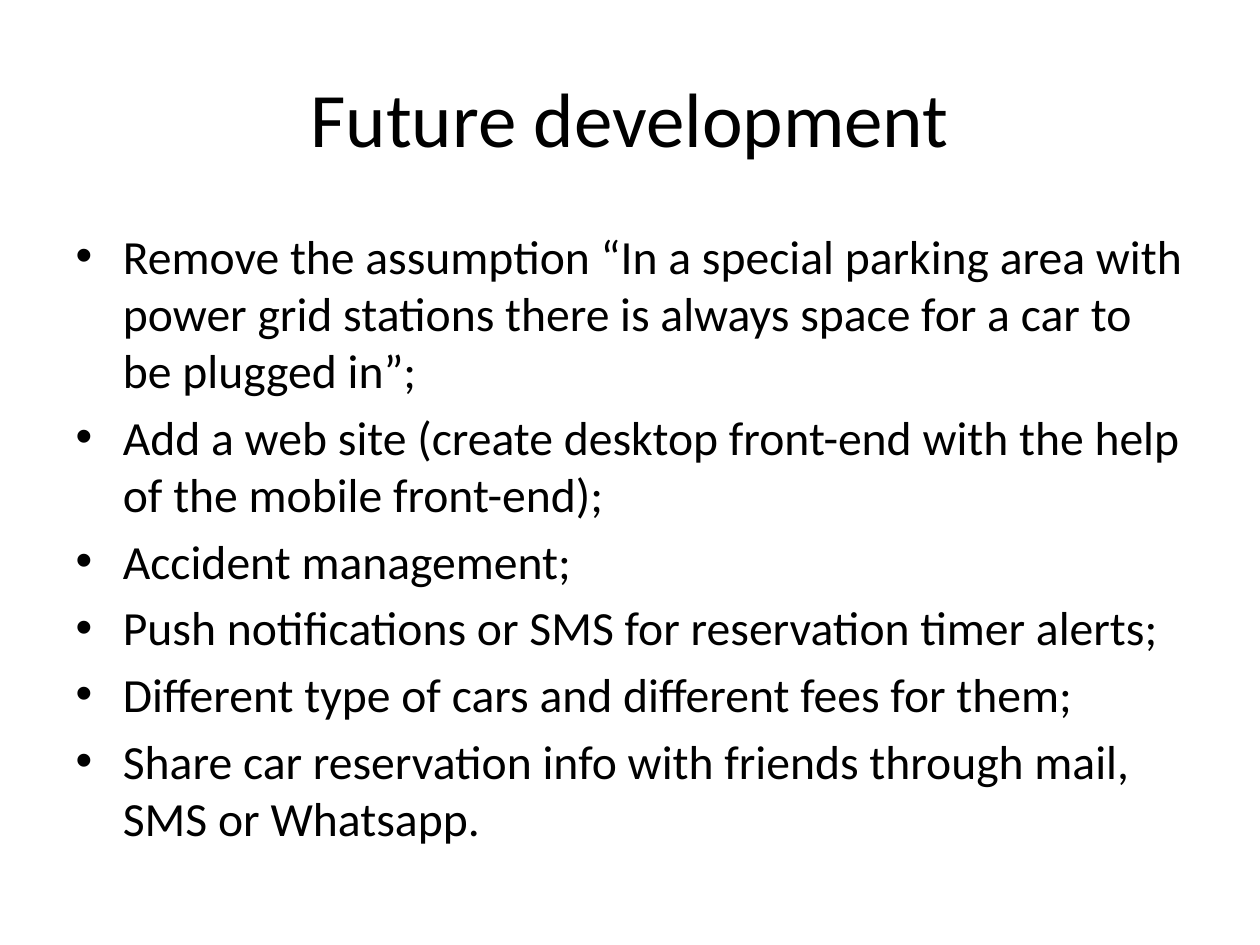
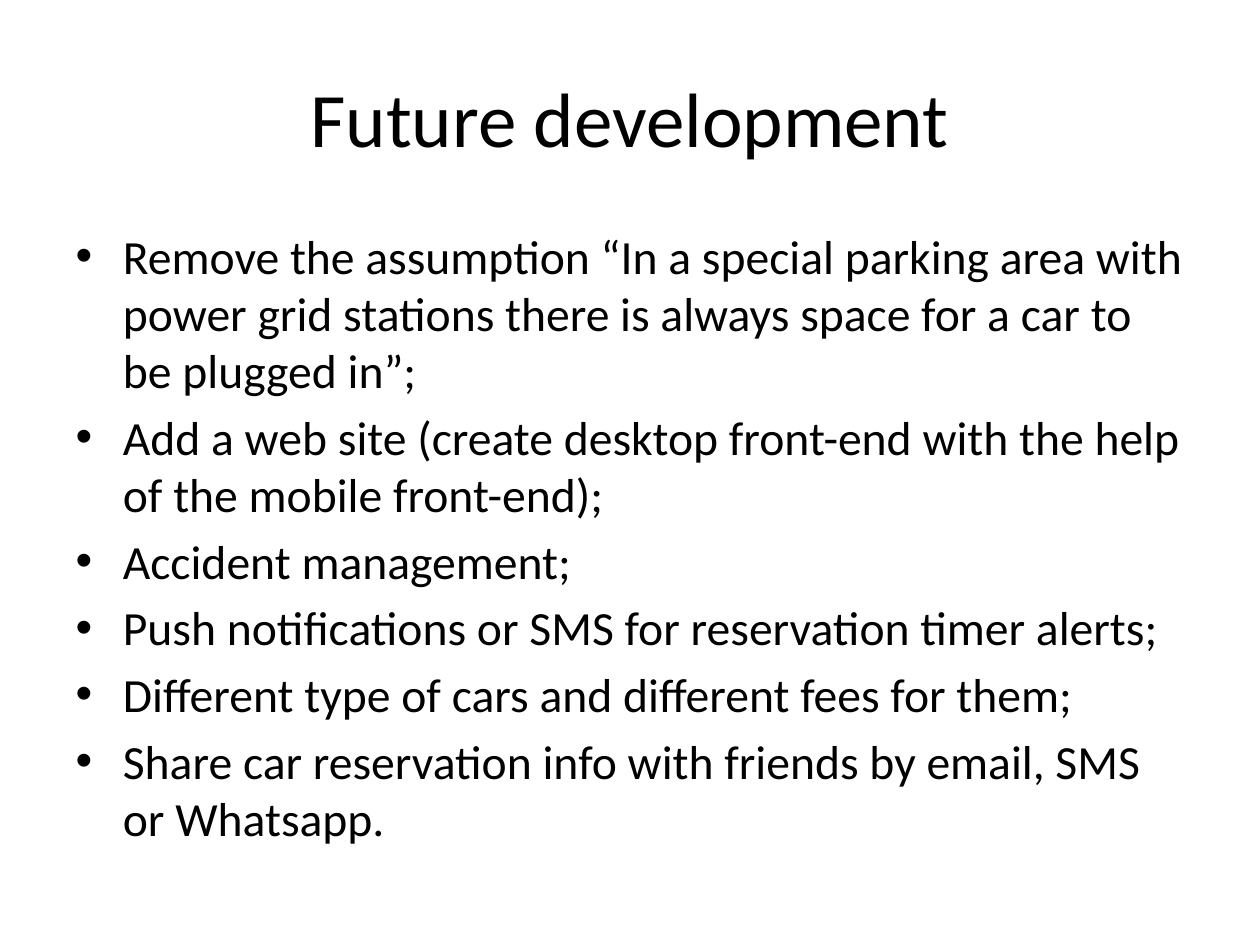
Before and after one commit to cattaneo-riccardo/PowerEnjoy, a slide deck: slide 32 of RASD/presentation/RASD_presentation.pptx (slide 33 before the commit). Drawn at 1260x945 pixels with LibreOffice and Linux fonts; fonts in the diff are those of the drawing. Boxes give left, top, right and bottom in pixels: in the first picture for what was removed or moved away, otherwise in the second. Text is boxed around its words. In the diff, an @@ line names an element or a change of style, - is before the commit and + after.

```diff
--- a/RASD/presentation/RASD_presentation.pptx
+++ b/RASD/presentation/RASD_presentation.pptx
@@ text at (x1=123, y1=746, x2=1139, y2=844): text changed @@
-• Share car reservation info with friends through mail, SMS or Whatsapp.
+• Share car reservation info with friends by email, SMS or Whatsapp.
```
Also in this commit, not shown: 8 other slides changed, 1 slide removed, 1 other file.
